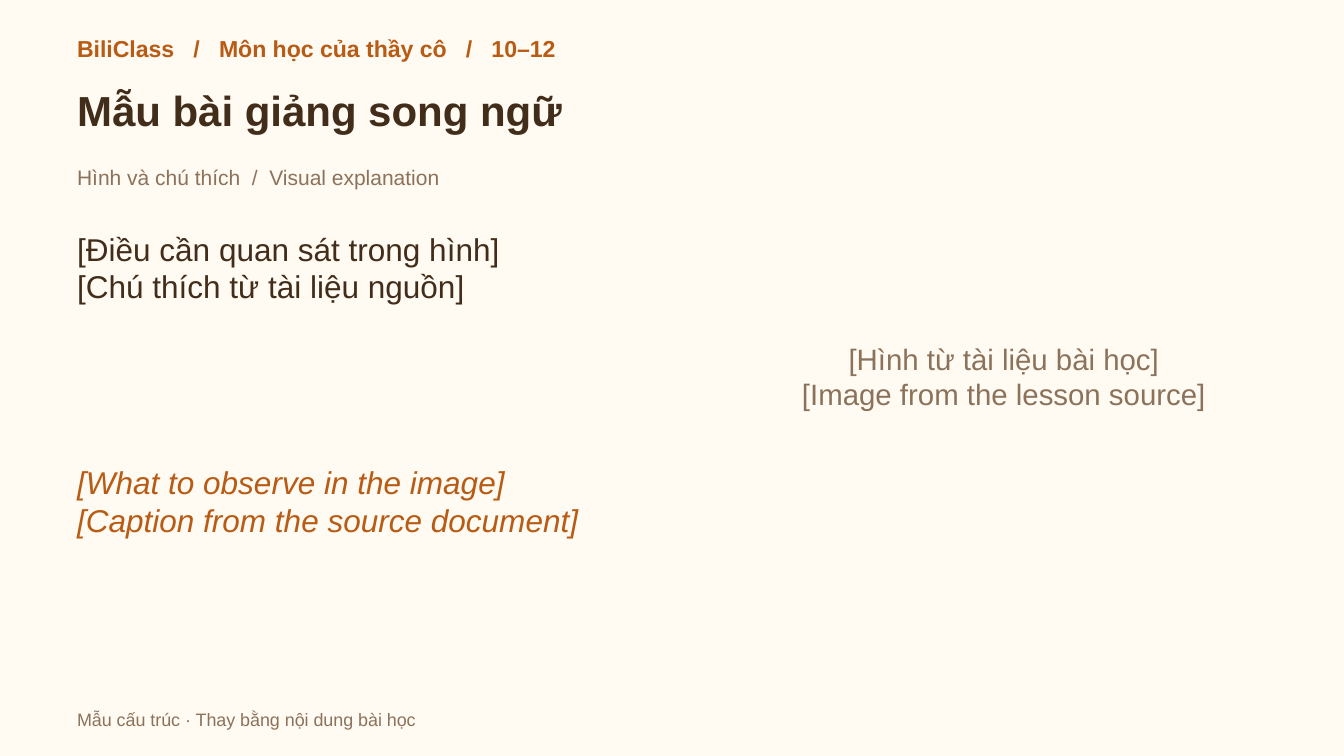
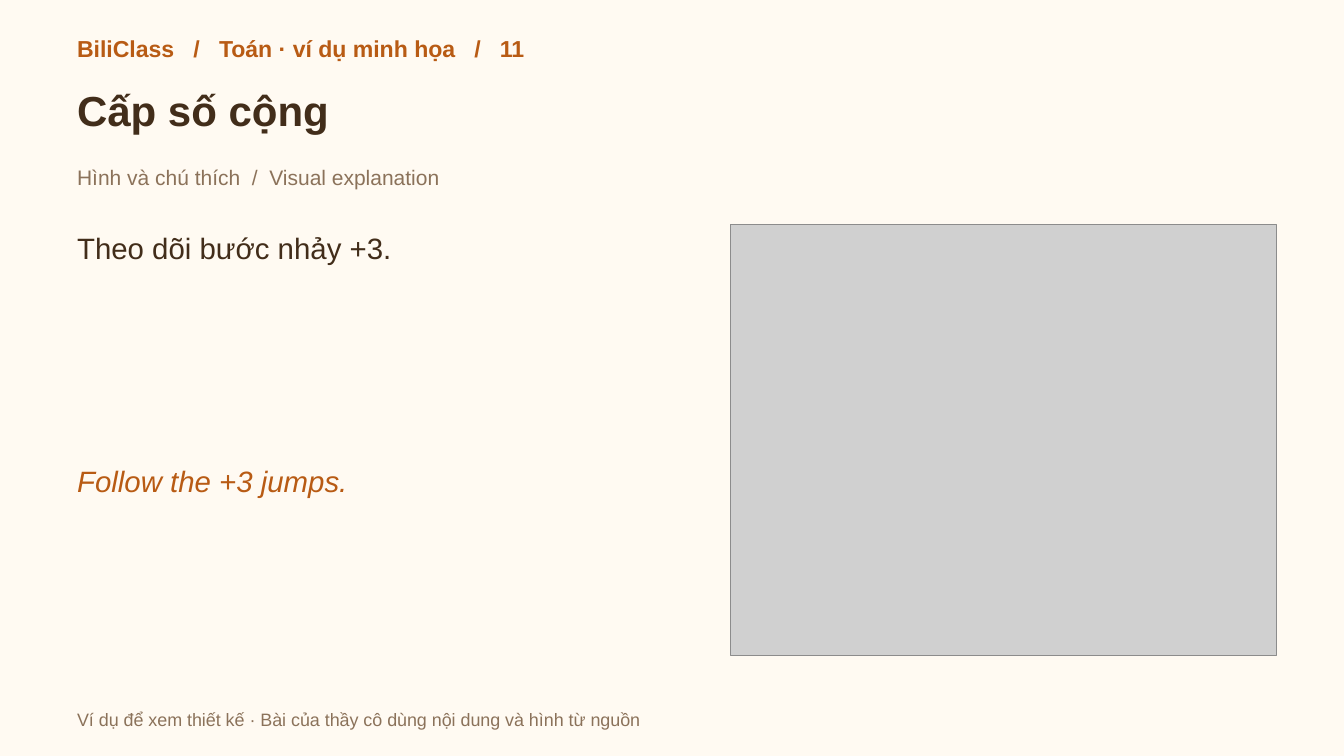
Before and after one commit to whitelotus-web/BiliClass, a slide deck: slide 7 of app/assets/templates/practice-classroom.pptx. Drawn at 1344x756 pixels with LibreOffice and Linux fonts; fonts in the diff are those of the drawing; grey boxes stand for pictures. Boxes give left, top, right and bottom in pixels: in the first picture for what was removed or moved away, otherwise in the second. Text is boxed around its words. In the diff, an @@ line names an element or a change of style, - is before the commit and + after.

```diff
--- a/app/assets/templates/practice-classroom.pptx
+++ b/app/assets/templates/practice-classroom.pptx
@@ text at [77, 40, 524, 61]: text changed @@
-BiliClass / Môn học của thầy cô / 10–12
+BiliClass / Toán · ví dụ minh họa / 11
@@ text at [77, 93, 329, 135]: text changed @@
-Mẫu bài giảng song ngữ
+Cấp số cộng
@@ text at [77, 237, 392, 264]: text changed; size 22.5 to 21 pt @@
-[Điều cần quan sát trong hình]
-[Chú thích từ tài liệu nguồn]
+Theo dõi bước nhảy +3.
@@ picture added at [731, 225, 1277, 655] @@
@@ text removed at [802, 348, 1205, 411] @@
-[Hình từ tài liệu bài học]
-[Image from the lesson source]
@@ text at [77, 470, 348, 498]: text changed; size 22.5 to 21 pt @@
-[What to observe in the image]
-[Caption from the source document]
+Follow the +3 jumps.
@@ text at [77, 712, 641, 730]: text changed @@
-Mẫu cấu trúc · Thay bằng nội dung bài học
+Ví dụ để xem thiết kế · Bài của thầy cô dùng nội dung và hình từ nguồn
```
Also in this commit, not shown: 13 slides added, 13 slides removed, 24 other files.
